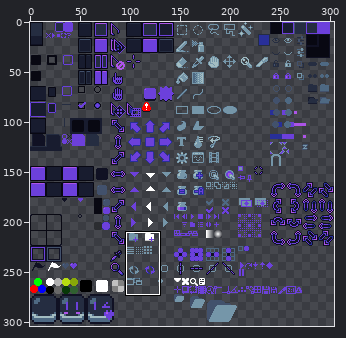
Two versions of one sprite sheet, Wild Night Big Text/sheet.png. Above: a wide view before the commit, with the close-up outlined.
Close-up. Before:
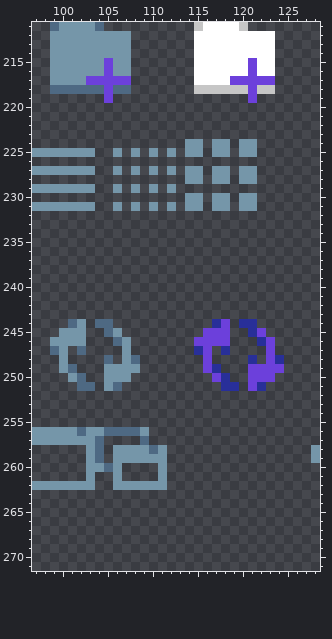
The file is 304x304 pixels. Pixels under 10% opacity are left out. Colours within 5 levels of each other are drawn and written as one. Shown: x 97..128, y 211..271.
Now the later version:
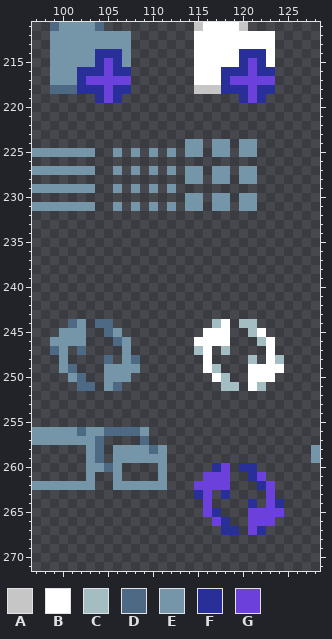
Palette (. is transparent): A #c6c6c6  B #ffffff  C #a3bdc2  D #4e6983  E #7596a9  F #282f99  G #6c40db
Diff:
Changed rows in their new state; - is an unchanged pixel.
first column x 102:
214 --FFF-------------FFF-
215 --F-F-------------F-F-
216 FFF-FF----------FFF-FF
217 F---------------F-----
218 FFF-FF----------FFF-FF
219 --F-F-------------F-F-
first column x 115:
244 --CB-CC---
245 -BBB--CB--
246 BBBB---CB-
247 CB-C----B-
248 -B----C-BC
249 -BC---BBBB
250 --BC--BBB-
251 ---CC-BC--
first column x 115:
260 --FG-FF---
261 -GGG--FG--
262 GGGG---FG-
263 FG-F----G-
264 -G----F-GF
265 -GF---GGGG
266 --GF--GGG-
267 ---FF-GF--
Changed places in both close-ups, as pixel boxes (x1, y1, x2, y2):
changed: (77, 49, 131, 103)
changed: (221, 49, 275, 103)
changed: (194, 319, 284, 391)
added: (194, 463, 284, 535)
